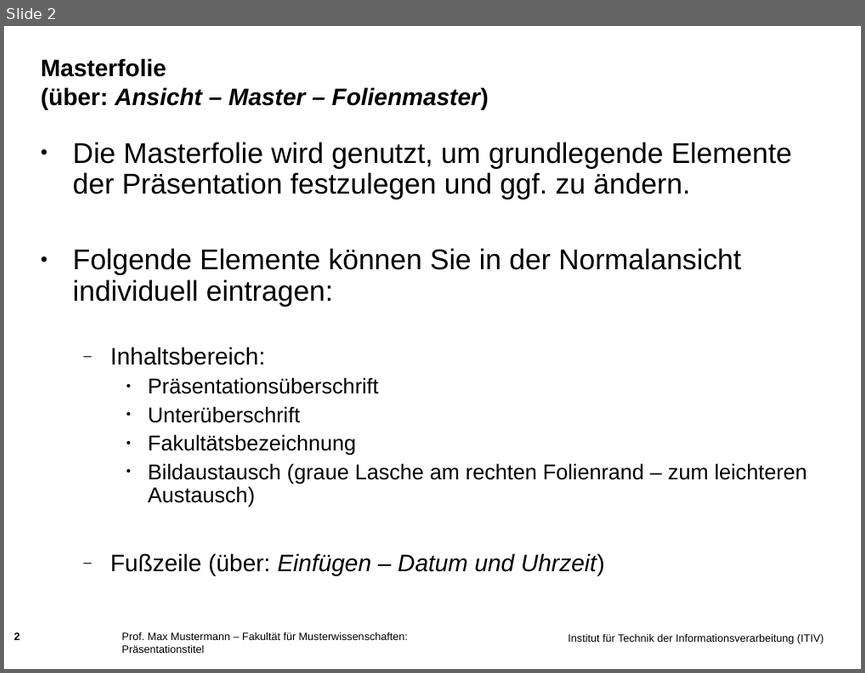
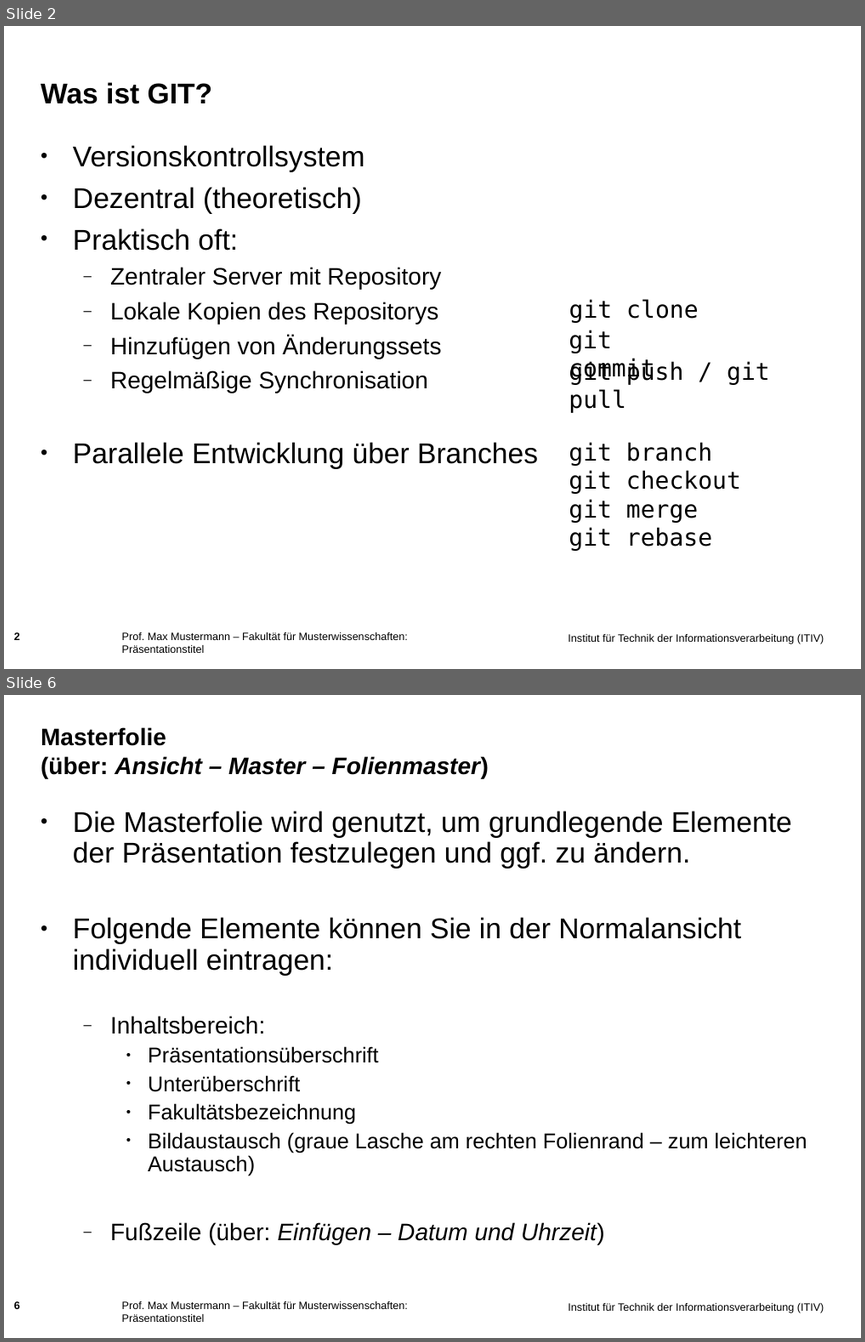
Before and after one commit to muellesi/PSE_2018, a slide deck: 02_Präsentation_Git/Simon/Praesentationsfolien (PowerPoint).ppt. Shown one above the other, each under a label of ours: slide 2 before the commit, slides 2 and 6 after it; the slides between them are not shown. The pictures are 865x673 and 865x1342 pixels, drawn with LibreOffice and Linux fonts; fonts in the diff are those of the drawing; background and template pictures are left out. Boxes give left, top, right and bottom in pixels: in the first picture for what was removed or moved away, otherwise in the second. Text is boxed around its words. In the diff, an @@ line names an element or a change of style, - is before the commit and + after.

```diff
--- a/02_Präsentation_Git/Simon/Praesentationsfolien (PowerPoint).ppt
+++ b/02_Präsentation_Git/Simon/Praesentationsfolien (PowerPoint).ppt
@@ slide 2 added at bbox=[4, 26, 861, 669], background picture (left out); not listed: 1 template element that a slide beside it also shows @@
@@ title added at bbox=[41, 82, 212, 104], 24 pt, text #000000, bold @@
+Was ist GIT?
@@ text added at bbox=[73, 145, 538, 469], 20 pt, text #000000 @@
+• Versionskontrollsystem
+• Dezentral (theoretisch)
+• Praktisch oft:
+  – Zentraler Server mit Repository
+  – Lokale Kopien des Repositorys
+  – Hinzufügen von Änderungssets
+  – Regelmäßige Synchronisation
+• Parallele Entwicklung über Branches
@@ text added at bbox=[569, 299, 698, 323], 20 pt, text #000000 @@
+git clone
@@ text added at bbox=[568, 329, 654, 382], 20 pt, text #000000 @@
+git commit
@@ text added at bbox=[568, 360, 770, 413], 20 pt, text #000000 @@
+git push / git pull
@@ text added at bbox=[568, 442, 741, 550], 20 pt, text #000000 @@
+git branch
+git checkout
+git merge
+git rebase
@@ page number added at bbox=[14, 632, 20, 640], 9 pt, text #000000, bold @@
+2
@@ text added at bbox=[122, 632, 408, 652], 9 pt, text #000000 @@
+Prof. Max Mustermann – Fakultät für Musterwissenschaften: Präsentationstitel
@@ what was slide 2 is now slide 6 @@
@@ page number at bbox=[14, 1300, 20, 1311]: text changed @@
-2
+6
```
Also in this commit, not shown: 1 slide changed, 3 other slides added, 1 other file.
